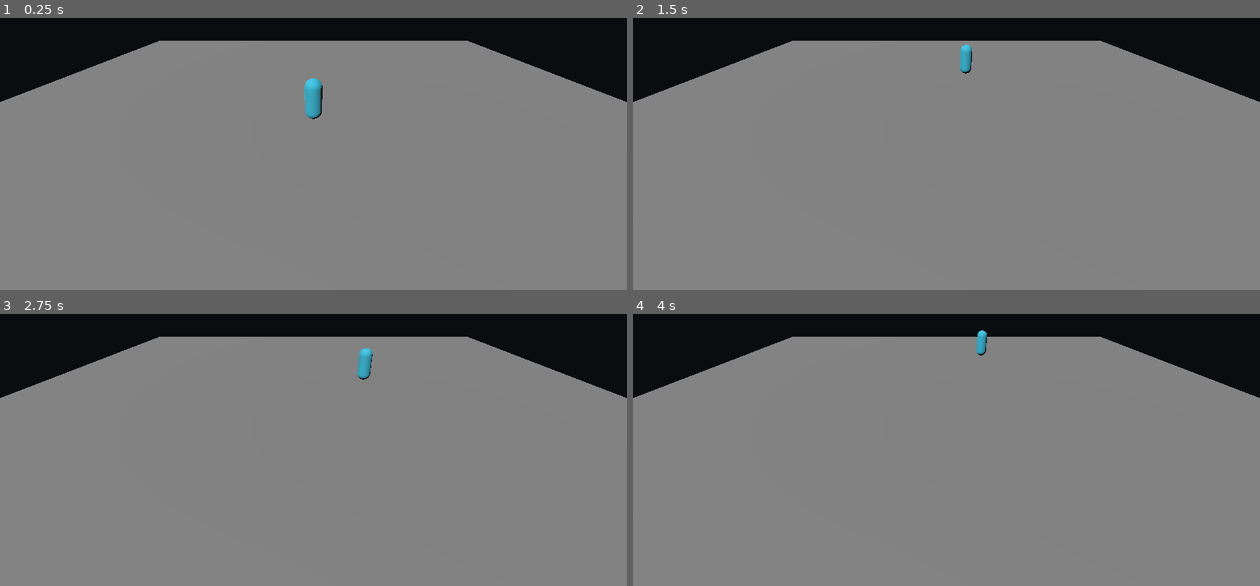
Above: before the commit, frames 1-4 (two rows, left to right).
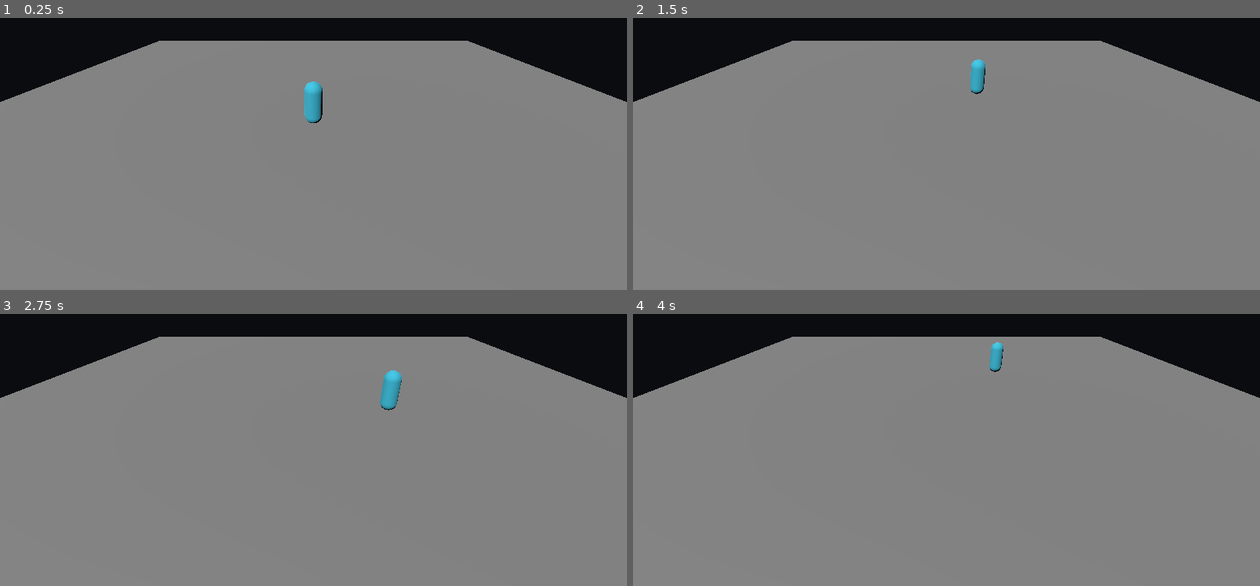
Above: after the commit, the same moments.

Repository: gabrielagudelo777-max/el-inquieto-videojuego
Game: Godot game, scene res://main.tscn
Two runs of this game, one before a commit and one after it. Both use one fixed random seed, a clock stepped at 60 frames per second and the inputs below.
Inputs:
- Up to frame 1 (0.25 s): no input
- Up to frame 2 (1.5 s): hold D (move_right) 0.53-1.28 s; tap Shift (dash) at 0.6, 1.35 s; hold S (move_down) from 1.28 s (still down)
- Up to frame 3 (2.75 s): release S (move_down) at 2.03 s; hold D (move_right) from 2.03 s (still down); tap Shift (dash) at 2.1 s
- Up to frame 4 (4 s): release D (move_right) at 2.78 s; hold W (move_up) 2.78-3.53 s; tap Shift (dash) at 2.85, 3.6 s; hold A (move_left) from 3.53 s (still down)

The runs differ from the first frame. In frame 1, 0.1% of the frame differs, in the area x 48-52%, y 22-39%; in frame 2, 0.4%; in frame 3, 0.6%, in the area x 56-65%, y 12-36%; in frame 4, 0.3%.

Commit message:
T7 cierre Tarea B - desactivar prueba automatica

Diff:
--- a/main.tscn
+++ b/main.tscn
@@ -34,7 +34,7 @@
 [node name="Personaje" type="CharacterBody3D" parent="." unique_id=313717212 node_paths=PackedStringArray("camara")]
 script = ExtResource("1_personaje")
 camara = NodePath("../Camera3D")
-prueba = 1
+prueba = 0
 
 [node name="CollisionShape3D" type="CollisionShape3D" parent="Personaje" unique_id=45566804]
 transform = Transform3D(1, 0, 0, 0, 1, 0, 0, 0, 1, 0, 0.875, 0)
